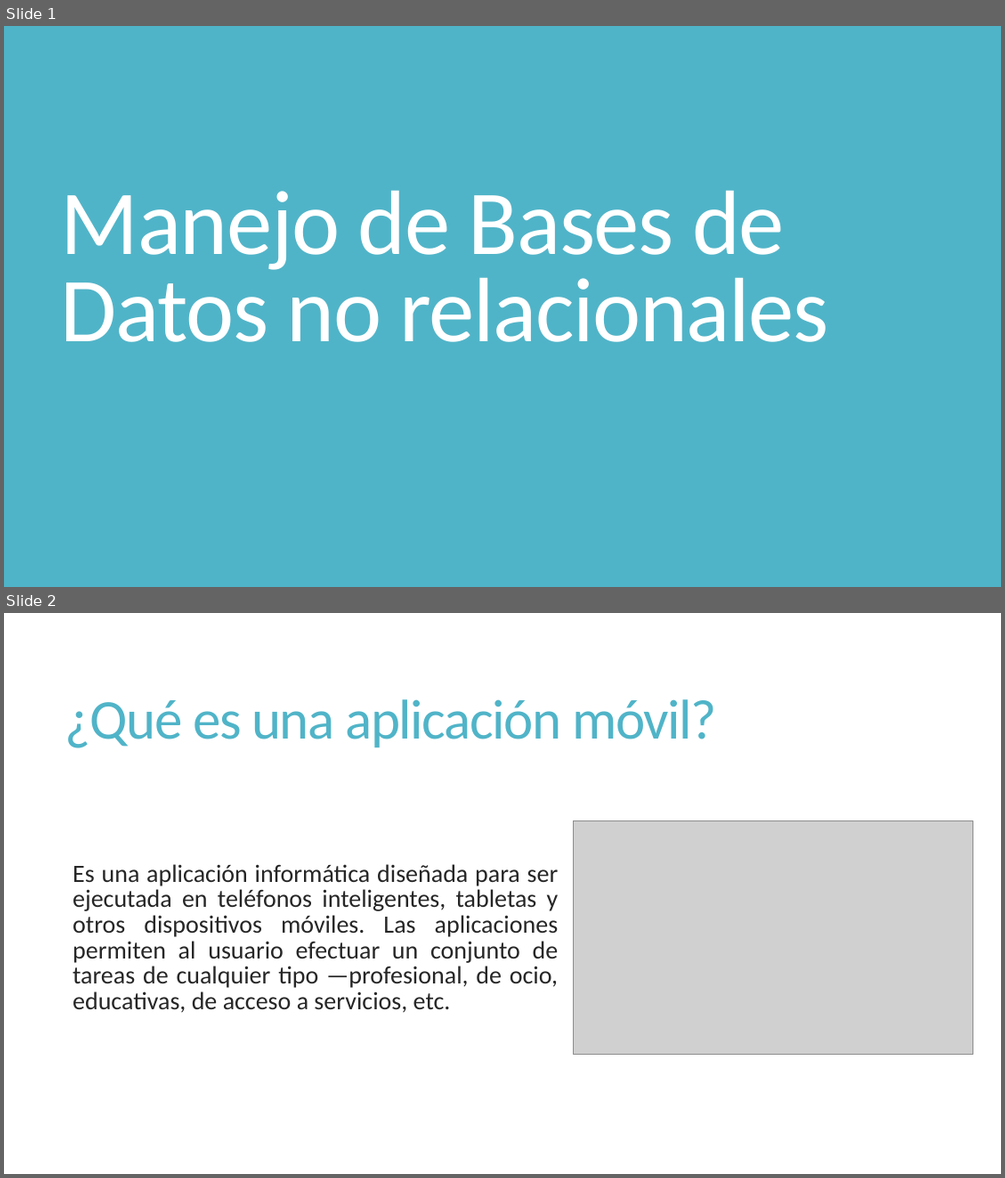
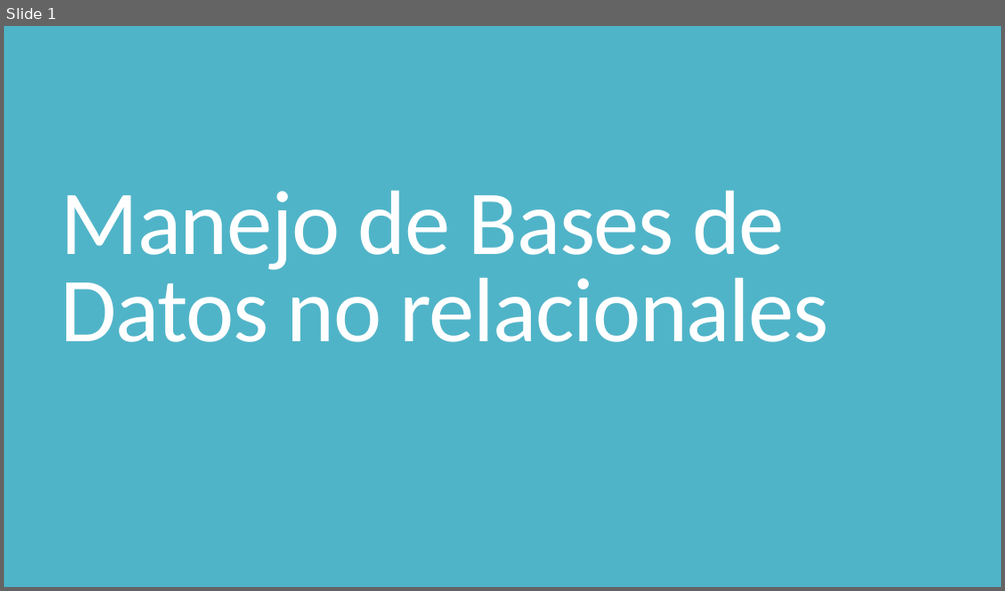
Before and after one commit to javiermelo1672/CursoIonic, a slide deck: Presentaciones/4. Manejo de bases de datos no relacionales.pptx. Shown one above the other, each under a label of ours: slides 1 and 2 before the commit, slide 1 after it. The pictures are 1005x1178 and 1005x591 pixels, drawn with LibreOffice and Linux fonts; fonts in the diff are those of the drawing; grey boxes stand for pictures. Boxes give left, top, right and bottom in pixels: in the first picture for what was removed or moved away, otherwise in the second. Text is boxed around its words. In the diff, an @@ line names an element or a change of style, - is before the commit and + after.

```diff
--- a/Presentaciones/4. Manejo de bases de datos no relacionales.pptx
+++ b/Presentaciones/4. Manejo de bases de datos no relacionales.pptx
@@ slide 2 removed at (4,613,1001,1174), background #FFFFFF @@
@@ title removed at (65,699,717,748) @@
-¿Qué es una aplicación móvil?
@@ picture removed at (573,821,973,1054) @@
@@ text removed at (73,864,558,1013) @@
-  Es una aplicación informática diseñada para ser ejecutada en teléfonos inteligentes, tabletas y otros dispositivos móviles. Las aplicaciones permiten al usuario efectuar un conjunto de tareas de cualquier tipo —profesional, de ocio, educativas, de acceso a servicios, etc.
```
Also in this commit, not shown: 29 slides added, 16 other slides removed, 5 other files.
